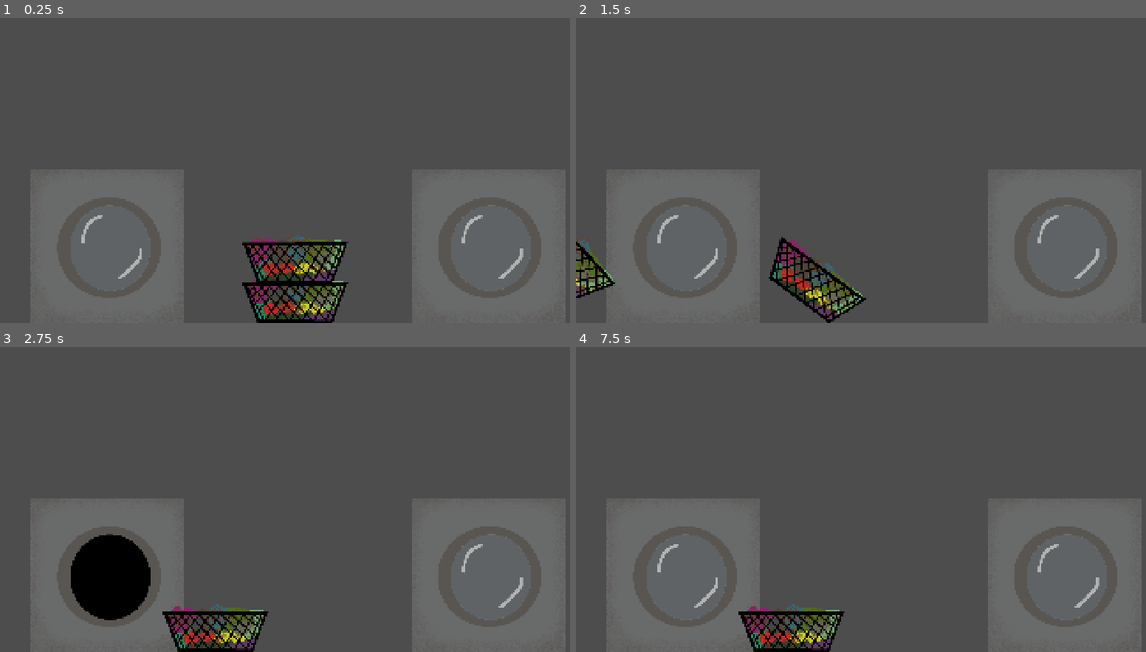
Above: before the commit, frames 1-4 (two rows, left to right).
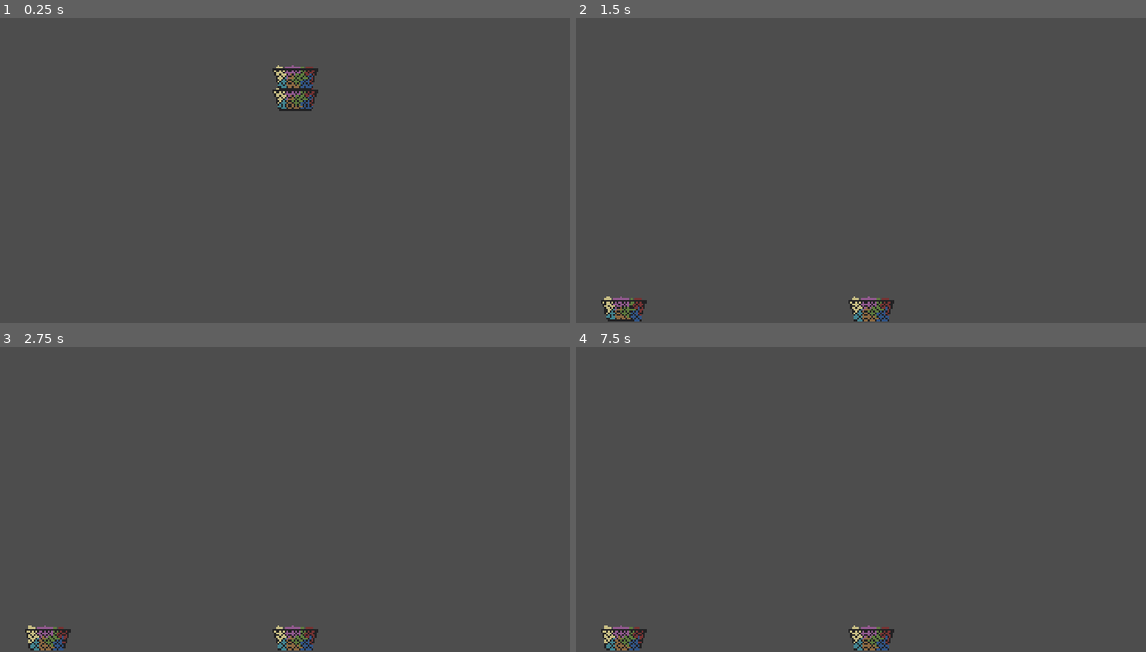
Above: after the commit, the same moments.

Repository: AndrewCromar/quux
Game: Godot game, scene res://scenes/world.tscn
Two runs of this game, one before a commit and one after it. Both use one fixed random seed, a clock stepped at 60 frames per second and the inputs below.
Inputs (mouse positions are in pixels of both pictures, inside the frame that each line leads up to):
- Up to frame 1 (0.25 s): no input
- Up to frame 2 (1.5 s): drag from (872, 292) to (684, 246) at 0.52 s; drag from (832, 262) to (684, 246) at 1.27 s
- Up to frame 3 (2.75 s): click (108, 575) at 2.17 s
- Up to frame 4 (7.5 s): tap Enter at 2.75, 4.25, 5.75 s; drag from (1066, 575) to (695, 435) at 2.77 s; tap Space at 3.5, 5, 6.5 s; move the mouse to (1049, 536) at 3.52 s; click (1049, 536) at 3.67 s; drag from (695, 435) to (781, 401) at 4.27 s; move the mouse to (900, 487) at 5.02 s; click (900, 487) at 5.17 s; drag from (781, 401) to (684, 575) at 5.77 s; move the mouse to (1003, 469) at 6.52 s; click (1003, 469) at 6.67 s; drag from (752, 502) to (1066, 575) at 7.27 s

The runs differ from the first frame. In frame 1, 19% of the frame differs, in the area x 5-100%, y 15-100%; in frame 2, 18%; in frame 3, 20%, in the area x 4-100%, y 49-100%; in frame 4, 17%.

Commit message:
working on new hamper

Diff:
--- a/godot-project/project.godot
+++ b/godot-project/project.godot
@@ -36,4 +36,5 @@
 
 [rendering]
 
+textures/canvas_textures/default_texture_filter=0
 rendering_device/driver.windows="d3d12"
--- a/godot-project/scenes/hamper.tscn
+++ b/godot-project/scenes/hamper.tscn
@@ -1,25 +1,110 @@
 [gd_scene format=3 uid="uid://mqjis7drf21v"]
 
 [ext_resource type="Script" uid="uid://db0y1hi4kkp4e" path="res://scripts/hamper.gd" id="1_jnhrs"]
-[ext_resource type="Texture2D" uid="uid://dfxrfcxi0h5pj" path="res://assets/hamper_empty.png" id="2_jnhrs"]
-[ext_resource type="Texture2D" uid="uid://byq6kmlcfq14y" path="res://assets/hamper_full_dry_clean.png" id="3_tq2a4"]
-[ext_resource type="Texture2D" uid="uid://0kpciit868wd" path="res://assets/hamper_full_dry_dirty.png" id="4_n7ggx"]
-[ext_resource type="Texture2D" uid="uid://buy1x5fhjsxvv" path="res://assets/hamper_full_wet.png" id="4_tq2a4"]
+[ext_resource type="Texture2D" uid="uid://dljnbv1ojttu5" path="res://assets/hamper/empty.png" id="2_hlwiq"]
+[ext_resource type="Texture2D" uid="uid://24juxmtriyq2" path="res://assets/hamper/clean.png" id="3_5ajdy"]
+[ext_resource type="Texture2D" uid="uid://dyyl7nlr6j14o" path="res://assets/hamper/dirty.png" id="4_ovkfe"]
+[ext_resource type="Texture2D" uid="uid://djg8j1rti416t" path="res://assets/hamper/wet.png" id="5_va3cp"]
+
+[sub_resource type="Animation" id="Animation_n7ggx"]
+length = 0.001
+tracks/0/type = "value"
+tracks/0/imported = false
+tracks/0/enabled = true
+tracks/0/path = NodePath("Sprite2D:texture")
+tracks/0/interp = 1
+tracks/0/loop_wrap = true
+tracks/0/keys = {
+"times": PackedFloat32Array(0),
+"transitions": PackedFloat32Array(1),
+"update": 1,
+"values": [ExtResource("2_hlwiq")]
+}
+
+[sub_resource type="Animation" id="Animation_5ajdy"]
+resource_name = "clean"
+tracks/0/type = "value"
+tracks/0/imported = false
+tracks/0/enabled = true
+tracks/0/path = NodePath("Sprite2D:texture")
+tracks/0/interp = 1
+tracks/0/loop_wrap = true
+tracks/0/keys = {
+"times": PackedFloat32Array(0),
+"transitions": PackedFloat32Array(1),
+"update": 1,
+"values": [ExtResource("3_5ajdy")]
+}
+
+[sub_resource type="Animation" id="Animation_ovkfe"]
+resource_name = "dirty"
+tracks/0/type = "value"
+tracks/0/imported = false
+tracks/0/enabled = true
+tracks/0/path = NodePath("Sprite2D:texture")
+tracks/0/interp = 1
+tracks/0/loop_wrap = true
+tracks/0/keys = {
+"times": PackedFloat32Array(0),
+"transitions": PackedFloat32Array(1),
+"update": 1,
+"values": [ExtResource("4_ovkfe")]
+}
+
+[sub_resource type="Animation" id="Animation_hlwiq"]
+resource_name = "empty"
+tracks/0/type = "value"
+tracks/0/imported = false
+tracks/0/enabled = true
+tracks/0/path = NodePath("Sprite2D:texture")
+tracks/0/interp = 1
+tracks/0/loop_wrap = true
+tracks/0/keys = {
+"times": PackedFloat32Array(0),
+"transitions": PackedFloat32Array(1),
+"update": 1,
+"values": [ExtResource("2_hlwiq")]
+}
+
+[sub_resource type="Animation" id="Animation_va3cp"]
+resource_name = "wet"
+tracks/0/type = "value"
+tracks/0/imported = false
+tracks/0/enabled = true
+tracks/0/path = NodePath("Sprite2D:texture")
+tracks/0/interp = 1
+tracks/0/loop_wrap = true
+tracks/0/keys = {
+"times": PackedFloat32Array(0),
+"transitions": PackedFloat32Array(1),
+"update": 1,
+"values": [ExtResource("5_va3cp")]
+}
+
+[sub_resource type="AnimationLibrary" id="AnimationLibrary_5ajdy"]
+_data = {
+&"RESET": SubResource("Animation_n7ggx"),
+&"clean": SubResource("Animation_5ajdy"),
+&"dirty": SubResource("Animation_ovkfe"),
+&"empty": SubResource("Animation_hlwiq"),
+&"wet": SubResource("Animation_va3cp")
+}
 
 [node name="Hamper" type="RigidBody2D" unique_id=1841701046 groups=["hamper"]]
 z_index = 1
 input_pickable = true
 script = ExtResource("1_jnhrs")
-graphic_empty = ExtResource("2_jnhrs")
-graphic_full_dry_clean = ExtResource("3_tq2a4")
-graphic_full_dry_dirty = ExtResource("4_n7ggx")
-graphic_full_wet = ExtResource("4_tq2a4")
-drag_force = null
-drag_damping = null
+graphic_empty = ExtResource("2_hlwiq")
+graphic_full_dry_clean = ExtResource("3_5ajdy")
+graphic_full_dry_dirty = ExtResource("4_ovkfe")
+graphic_full_wet = ExtResource("5_va3cp")
 
 [node name="CollisionShape2D" type="CollisionPolygon2D" parent="." unique_id=1385030802]
-polygon = PackedVector2Array(-175, -30, 175, -30, 120, 100, -120, 100)
+polygon = PackedVector2Array(-15, -4, 15, -4, 10, 10, -10, 10)
 
 [node name="Sprite2D" type="Sprite2D" parent="." unique_id=1341705435]
 z_index = 1
-texture = ExtResource("2_jnhrs")
+texture = ExtResource("2_hlwiq")
+
+[node name="AnimationPlayer" type="AnimationPlayer" parent="." unique_id=937547458]
+libraries/ = SubResource("AnimationLibrary_5ajdy")
--- a/godot-project/scenes/world.tscn
+++ b/godot-project/scenes/world.tscn
@@ -9,6 +9,8 @@
 [node name="World" type="Node2D" unique_id=1794034208]
 
 [node name="Camera2D" type="Camera2D" parent="." unique_id=418939702]
+position = Vector2(0, 433)
+zoom = Vector2(5, 5)
 
 [node name="Y Bounds" type="StaticBody2D" parent="." unique_id=484946429]
 
--- a/godot-project/scripts/hamper.gd
+++ b/godot-project/scripts/hamper.gd
@@ -1,6 +1,10 @@
 extends RigidBody2D
 
-signal dropped(hamper: RigidBody2D)
+enum drag { NONE, DRAGGING }
+enum State { EMPTY, CLEAN, DIRTY, WET }
+
+signal drag_start(hamper: RigidBody2D)
+signal drag_end(hamper: RigidBody2D)
 
 @export var graphic_empty : Texture2D
 @export var graphic_full_dry_clean : Texture2D
@@ -12,32 +16,37 @@
 
 @onready var graphic : Sprite2D = $Sprite2D
 
-var dragging : bool
-
-var full : bool = true
-var wet : bool = false
-var clean : bool = false
+var dragging : drag = drag.NONE
+var state : State = State.DIRTY
 
 func _physics_process(_delta: float) -> void:
-	if not full:
-		graphic.texture = graphic_empty
-	elif wet:
-		graphic.texture = graphic_full_wet
-	elif clean:
-		graphic.texture = graphic_full_dry_clean
-	else:
-		graphic.texture = graphic_full_dry_dirty
+	match state:
+		State.EMPTY:
+			graphic.texture = graphic_empty
+		State.WET:
+			graphic.texture = graphic_full_wet
+		State.CLEAN:
+			graphic.texture = graphic_full_dry_clean
+		State.DIRTY:
+			graphic.texture = graphic_full_dry_dirty
 
 	if dragging:
 		var to_mouse := get_global_mouse_position() - global_position
 		apply_central_force(to_mouse * drag_force - linear_velocity * drag_damping)
 
+func _start_dragging() -> void:
+	dragging = drag.DRAGGING
+	get_viewport().set_input_as_handled()
+	drag_start.emit(self)
+
+func _stop_dragging() -> void:
+	dragging = drag.NONE
+	drag_end.emit(self)
+
 func _input_event(_viewport: Node, event: InputEvent, _shape_idx: int) -> void:
 	if event is InputEventMouseButton and event.button_index == MOUSE_BUTTON_LEFT and event.pressed:
-		dragging = true
-		get_viewport().set_input_as_handled()
+		_start_dragging()
 
 func _unhandled_input(event: InputEvent) -> void:
 	if event is InputEventMouseButton and event.button_index == MOUSE_BUTTON_LEFT and not event.pressed and dragging:
-		dragging = false
-		dropped.emit(self)
+		_stop_dragging()
Binary file added: godot-project/assets/hamper/clean.png
Not shown, added: godot-project/assets/hamper/clean.png.import
Binary file added: godot-project/assets/hamper/dirty.png
Not shown, added: godot-project/assets/hamper/dirty.png.import
Binary file added: godot-project/assets/hamper/empty.png
Not shown, added: godot-project/assets/hamper/empty.png.import
Binary file added: godot-project/assets/hamper/wet.png
Not shown, added: godot-project/assets/hamper/wet.png.import
Binary file added: godot-project/assets/pallet.png
Not shown, added: godot-project/assets/pallet.png.import
